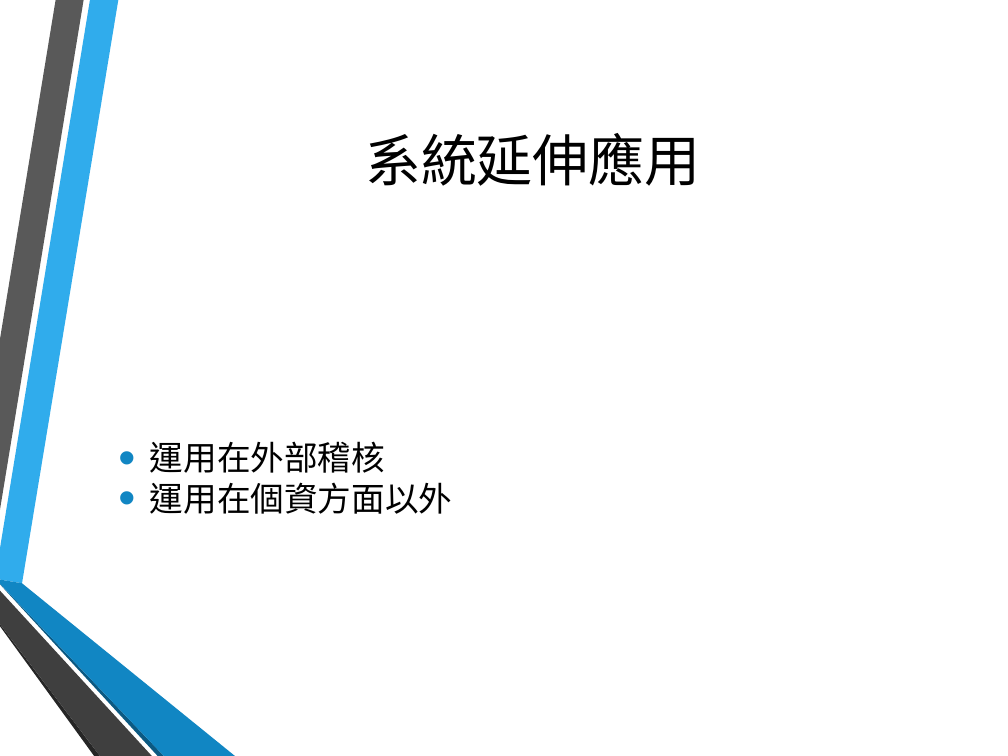
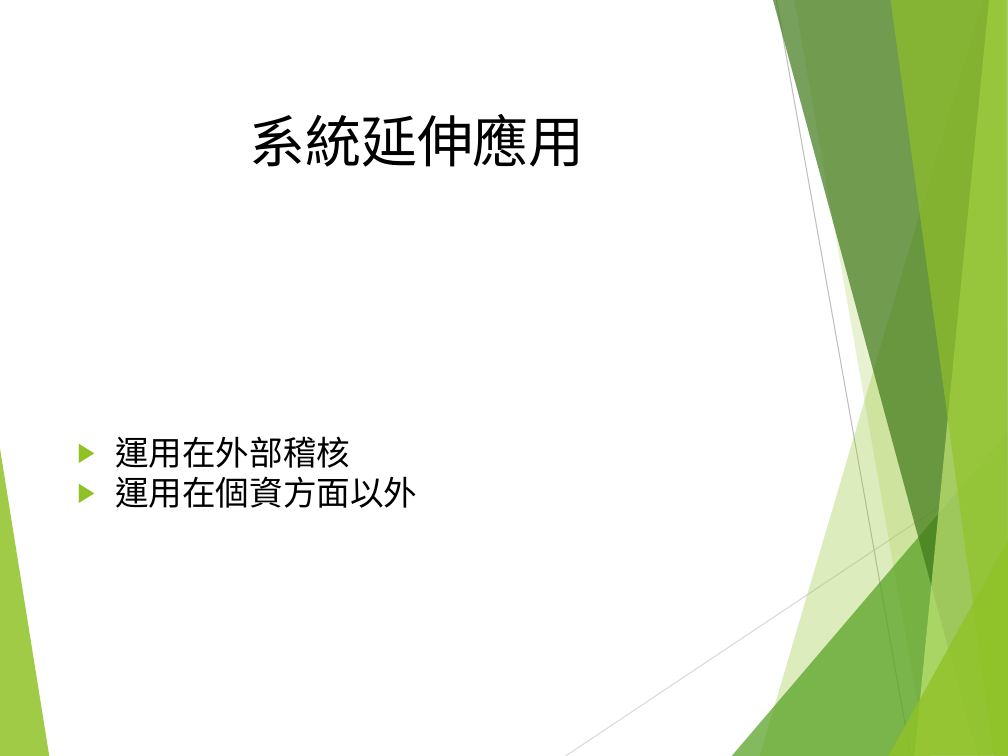
Before and after one commit to hsinewu/pia, a slide deck: slide 21 of Contest/FinalPresentation.pptx (slide 23 before the commit). Drawn at 1008x756 pixels with LibreOffice and Linux fonts; fonts in the diff are those of the drawing; background and template pictures are left out. Boxes give left, top, right and bottom in pixels: in the first picture for what was removed or moved away, otherwise in the second. Text is boxed around its words. In the diff, an @@ line names an element or a change of style, - is before the commit and + after.

```diff
--- a/Contest/FinalPresentation.pptx
+++ b/Contest/FinalPresentation.pptx
@@ title "系統延伸應用": place and size @@
-title "系統延伸應用" at [365, 133, 701, 186]
+title "系統延伸應用" at [249, 114, 585, 167]
@@ text "運用在外部稽核": place and size @@
-text "運用在外部稽核" at [150, 441, 452, 514]
+text "運用在外部稽核" at [115, 436, 417, 508]
@@ text "運用在外部稽核" at [115, 436, 417, 508]: bullet • to ▶; line spacing 1 to 2; bullet colour #1186C3 to #90C226 @@
@@ group added at [0, 0, 1008, 756]: 8 freeform shapes, 2 lines @@
@@ group removed at [0, 0, 235, 756]: 6 freeform shapes @@
```
Also in this commit, not shown: 19 other slides changed, 2 slides added, 3 slides removed.
